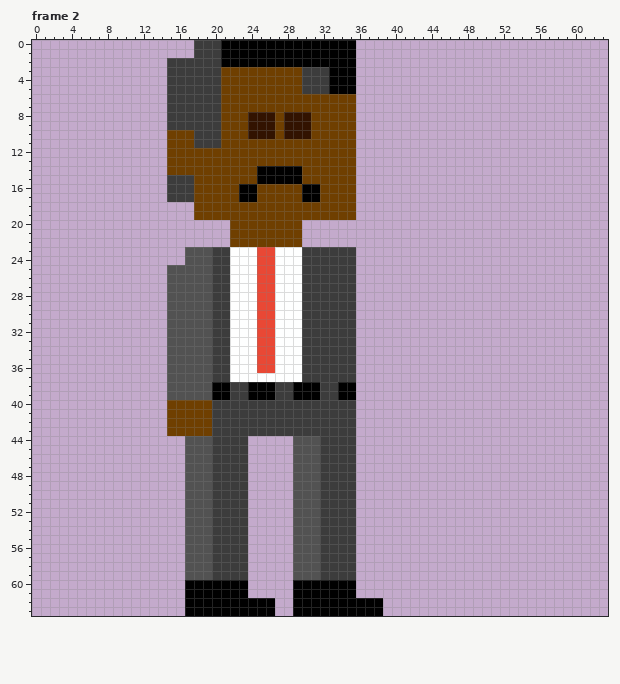
Two states of a pixel-art file, Assets/units/MC Sprite.ase. The picture above is the old version.
64x64 pixels, 10 frames. Shown: frame 2. The commit also changed other frames, which this record leaves out.
After the commit:
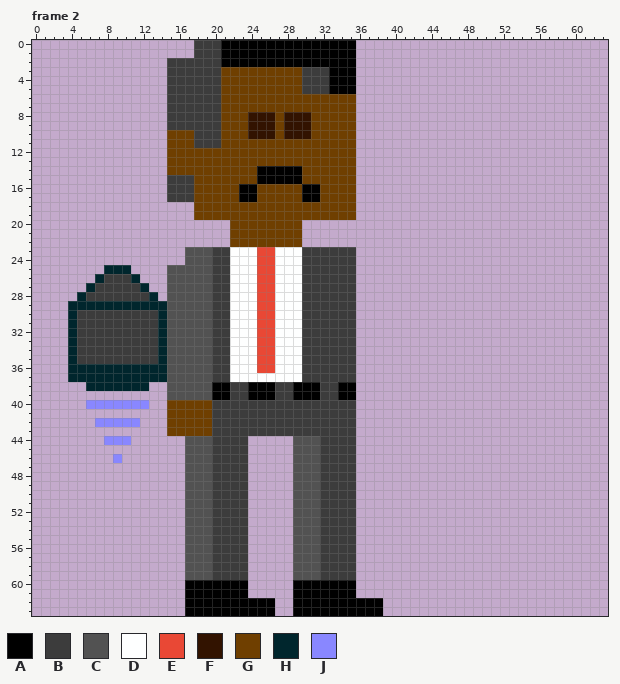
Palette (. is transparent): A #000000  B #3c3c3c  C #525252  D #feffff  E #e94835  F #321300  G #6f3f00  H #00262d  J #8987ff
Edits made:
--- frame 2, layer "Layer 1"
@@ x 2..16 @@
 24 ...............
-25 .............CC
-26 .............CC
-27 .............CC
-28 .............CC
-29 .............CC
-30 .............CC
-31 .............CC
-32 .............CC
-33 .............CC
-34 .............CC
-35 .............CC
-36 .............CC
-37 .............CC
-38 .............CC
+25 ......HHH....CC
+26 .....HBBBH...CC
+27 ....HBBBBBH..CC
+28 ...HBBBBBBBH.CC
+29 ..HHHHHHHHHHHCC
+30 ..HBBBBBBBBBHCC
+31 ..HBBBBBBBBBHCC
+32 ..HBBBBBBBBBHCC
+33 ..HBBBBBBBBBHCC
+34 ..HBBBBBBBBBHCC
+35 ..HBBBBBBBBBHCC
+36 ..HHHHHHHHHHHCC
+37 ..HHHHHHHHHHHCC
+38 ....HHHHHHH..CC
 39 .............CC
-40 .............GG
+40 ....JJJJJJJ..GG
 41 .............GG
-42 .............GG
+42 .....JJJJJ...GG
 43 .............GG
-44 ...............
+44 ......JJJ......
 45 ...............
-46 ...............
+46 .......J.......
 47 ...............
